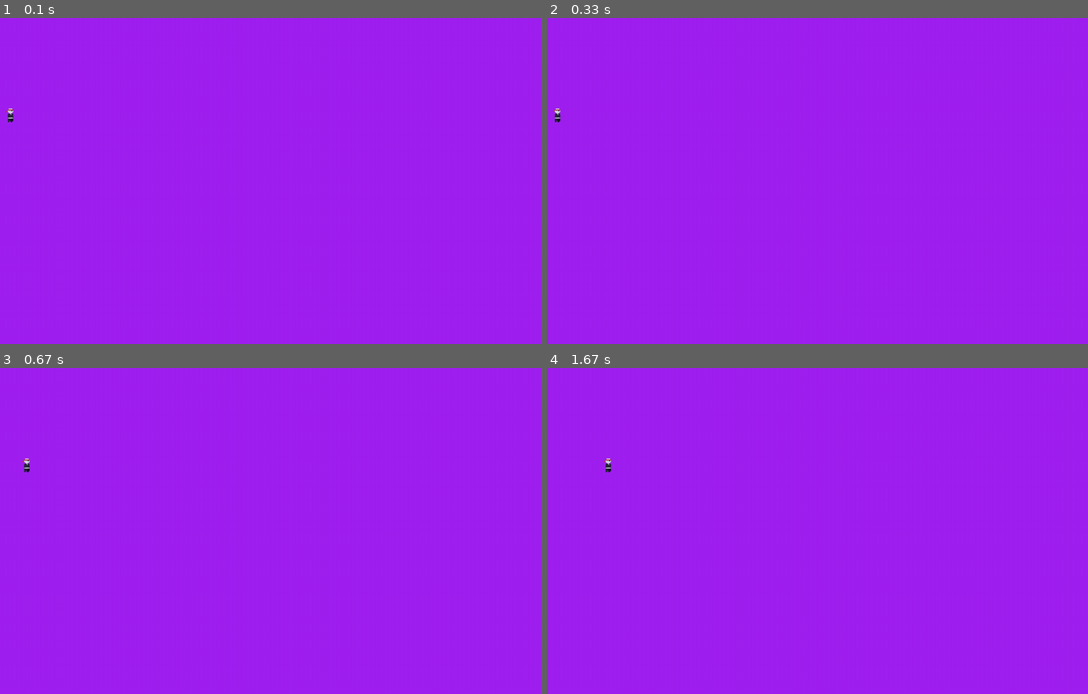
Above: before the commit, frames 1-4 (two rows, left to right).
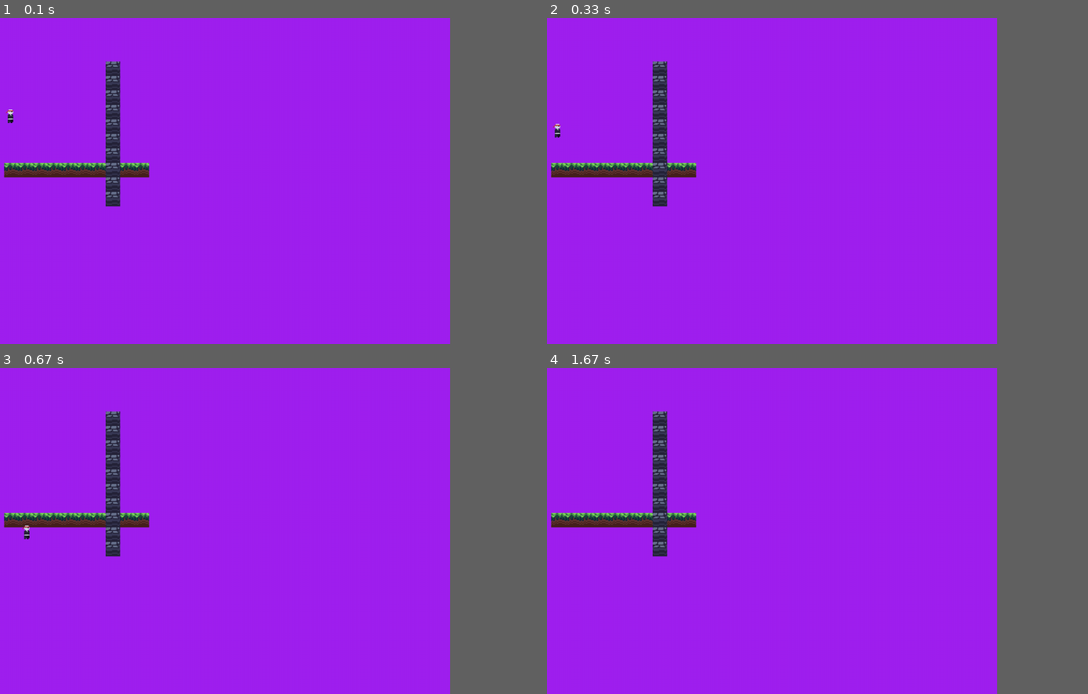
Above: after the commit, the same moments.

Repository: ZLaTaN003/Platformer-pygame
Game: pygame game, started from game.py
Two runs of this game, one before a commit and one after it. Both use one fixed random seed, a clock stepped at 60 frames per second and the inputs below.
Inputs:
- Up to frame 1 (0.1 s): no input
- Up to frame 2 (0.33 s): no input
- Up to frame 3 (0.67 s): hold Right from 0.33 s (still down)
- Up to frame 4 (1.67 s): release Right at 0.8 s; hold Right 0.83-1.3 s
The window is 900x506 before the commit and 759x506 after it. Grey fills any space a smaller window leaves; there, only what the larger window draws over its background counts as a difference.

The runs differ from the first frame. In frame 1, 2.4% of the frame differs, in the area x 0-28%, y 13-58%; in frame 2, 2.4%; in frame 3, 2.4%; in frame 4, 2.4%.

Commit message:
added tilemap

Diff:
--- a/game.py
+++ b/game.py
@@ -1,29 +1,42 @@
 import pygame
 import sys
 from src.characters import PhysicsBase
-from src.utils import load_image
+from src.tile import TileMap
+from src.utils import load_image, load_images
 
 
 class Game:
-    def __init__(self, width: int = 1280, height: int = 720) -> None:
+    def __init__(self, width: int = 1080, height: int = 720) -> None:
         pygame.init()
         self.screen_width = width
         self.screen_height = height
         self.screen = pygame.display.set_mode((self.screen_width, self.screen_height))
         self.display = pygame.Surface((self.screen_width / 2, self.screen_height / 2))
         self.clock = pygame.time.Clock()
-        self.data = {"player": load_image("entities/player.png")}
-        self.player = PhysicsBase(game=self,c_type="idk",pos=(50,100))
-        self.movement = [0, 0] # move left or right [left,right]  r - l = +ve
+        self.data = {
+            "player": load_image("entities/player.png"),
+            "grass": load_images("tiles/grass"),  #return list
+            "decor": load_images("tiles/decor"),
+            "large_decor": load_images("tiles/large_decor"),
+            "spawners": load_images("tiles/spawners"),
+            "stone": load_images("tiles/stone"),
+        }
+        self.player = PhysicsBase(game=self, c_type="player", pos=(50, 100))
+        self.movement = [0, 0]  # move left or right [left,right]  r - l = +ve
+
+        self.tilemap = TileMap(self)
 
     def run(self) -> None:
         """Main Game loop here"""
 
         while True:
             self.display.fill("purple")
+            self.tilemap.draw(self.display)
             self.player.draw(self.display)
             moved = self.movement[1] - self.movement[0]
-            self.player.make_movement_frame((moved,0))
+            self.player.make_movement_frame((moved, 0))
+            print(self.tilemap.find_neighbour_tiles(self.player.position))
+
 
             for event in pygame.event.get():
                 if event.type == pygame.QUIT:
@@ -40,7 +53,9 @@
                     if event.key == pygame.K_RIGHT:
                         self.movement[1] = 0
 
-            self.screen.blit(pygame.transform.scale(self.display,self.screen.get_size()),(0,0)) # scale the display to screen size so pixel effect
+            self.screen.blit(
+                pygame.transform.scale(self.display, self.screen.get_size()), (0, 0)
+            )  # scale the display to screen size so pixel effect
 
             pygame.display.update()
             self.clock.tick(60)
--- a/src/characters.py
+++ b/src/characters.py
@@ -16,16 +16,16 @@
         self.velocity = [0,0]
 
 
-    def make_movement_frame(self,movement: tuple):
+    def make_movement_frame(self,movement: tuple) -> None:
         """gets the movement delta
         movement param is from keypress"""
         frame_movement = (self.velocity[0] + movement[0] , self.velocity[1] + movement[1])
-
+        self.velocity[1] = min(5, self.velocity[1] + 0.1) #terminal velocity
         self.position[0] += frame_movement[0]
         self.position[1] += frame_movement[1]
 
 
-    def draw(self,surface: pygame.Surface):
+    def draw(self,surface: pygame.Surface) -> None:
         "draws the player"
         player = self.game.data["player"]
         surface.blit(player,self.position)
--- /dev/null
+++ b/src/tile.py
@@ -0,0 +1,52 @@
+from __future__ import annotations
+import pygame
+from typing import TYPE_CHECKING
+from pygame import Surface
+
+
+if TYPE_CHECKING:
+    from game import Game
+
+
+
+class TileMap:
+    def __init__(self, game: Game, tile_size: int = 16) -> None:
+        self.game = game
+        self.tile_size = tile_size
+        self.tilemap = {}   # stores the  tile with its types its index of img list pos of grid column and row
+
+
+        for i in range(10):
+            self.tilemap[(3 + i, 10)] = {
+                "type": "grass",
+                "index": 1,
+                "pos": (3 + i, 10), #grid position
+            }  # horizontal grass line as tile_loc : tile_data  l
+            self.tilemap[(10, 3 + i)] = {
+                "type": "stone",
+                "index": 1,
+                "pos": (10, 3 + i), #grid position
+            }  # vertical stone line as tile_loc : tile_data  l
+
+    def draw(self, surface: Surface) -> None:
+        for tile_loc in self.tilemap:  # gets tile locs
+            tile = self.tilemap[tile_loc]  # tile data dict
+            surface.blit(
+                self.game.data[tile["type"]][tile["index"]],
+                (tile["pos"][0] * self.tile_size, tile["pos"][1] * self.tile_size), # multiply with tile_size so each tile takes its size
+            )
+
+    def find_neighbour_tiles(self, pos: tuple):
+        """Find all the neighbouring tiles  takes in position which was multiplied by size"""
+
+        tile_pos = (int(pos[0] // self.tile_size), int(pos[1] // self.tile_size)) #gets  grid position
+        neighbour_offsets = [(0,0),(0,1),(0,-1),(1,0),(1,1),(1,-1),(-1,0),(-1,1),(-1,-1)] #permutation for all possible neighbour for given cell
+
+
+        neighbours = []
+        for neighbour in neighbour_offsets:
+            neighbour_pos = (tile_pos[0] + neighbour[0], tile_pos[1] + neighbour[1])
+            if neighbour_pos in self.tilemap:
+                neighbours.append(self.tilemap[neighbour_pos])
+
+        return neighbours
--- a/src/utils.py
+++ b/src/utils.py
@@ -1,9 +1,21 @@
-import pygame,os
+import pygame, os
+from typing import List
+from pygame import Surface
 
 BASE_URL = "assets/images/"
 
-def load_image(url):
+
+def load_image(url: str) -> Surface:
     """loads the image and clear transparent colorkey"""
     img = pygame.image.load(BASE_URL + url).convert()
-    img.set_colorkey((0,0,0))
+    img.set_colorkey((0, 0, 0))
     return img
+
+
+def load_images(url: str) -> List[Surface]:
+    """gets a list of related images"""
+    images = []
+    for im in sorted(os.listdir(BASE_URL + url)):
+        image = load_image(url + "/" + im)
+        images.append(image)
+    return images
